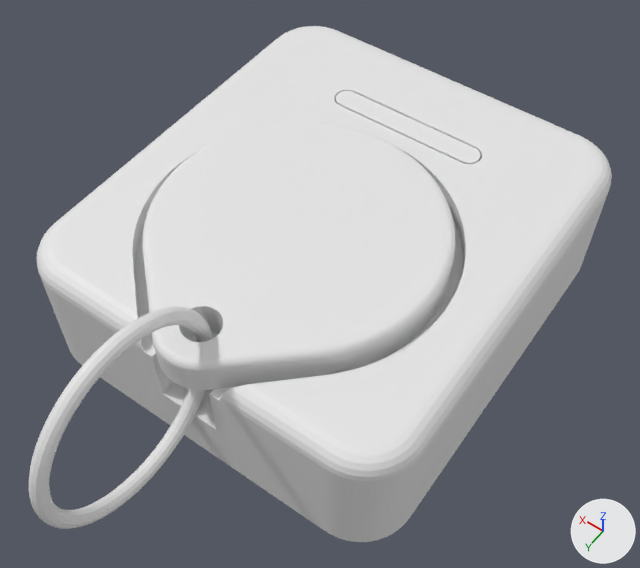
What one commit did to the Blender file boitier-coffret/coffret.blend.
Rendered twice from a 50 mm lens placed at (-36.1, 78.3, 83.6), pointed at (-3.6, 32.7, 12.0). Arrows for +X, +Y and +Z are at lower right; the lights stay in place. The picture after the commit comes second.

Objects in the first picture: 'Anneau', 'Badge', 'Corps', 'Diffuseur'.
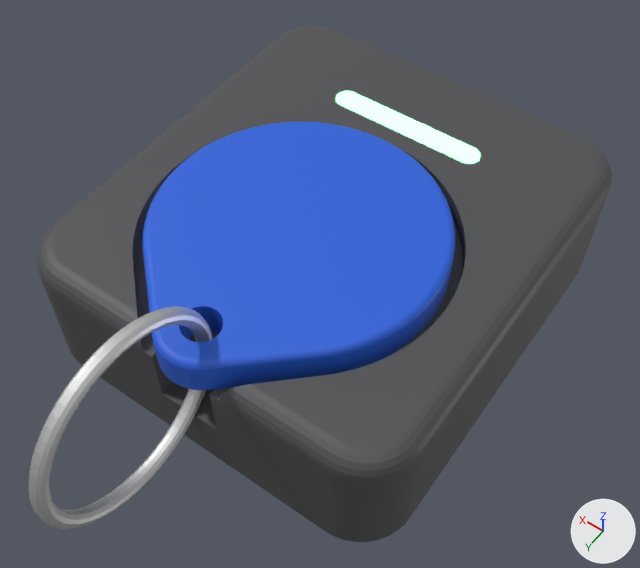
Where the change shows, as pixel boxes [x1, y1, x2, y2] in the pictures (640 x 568 px):
'Badge', recoloured (white to blue): [143, 122, 455, 390] in both
'Anneau', recoloured: [29, 306, 213, 529] in both
'Diffuseur', recoloured: [336, 91, 481, 164] in both
part 1 of me_corps_002, recoloured (white to dark grey): [37, 26, 612, 542] in both

Edits to the bpy script that builds the scene:
```text
Add mat_anneau:
    mat_anneau = principled_material('Anneau')
    mat_anneau.base_color = (0.8, 0.8, 0.8)  # white #e7e7e7
    mat_anneau.metallic = 1.0
Add mat_badge:
    mat_badge = principled_material('Badge')
    mat_badge.base_color = (0.02, 0.12, 0.7)  # blue #2761da
Add mat_diffuseur:
    mat_diffuseur = principled_material('Diffuseur')
    mat_diffuseur.base_color = (0.3, 1.0, 0.45)  # green #95ffb3
    mat_diffuseur.emission_color = (0.3, 1.0, 0.45)  # green #95ffb3
    mat_diffuseur.emission_strength = 2.0
Add mat_corps:
    mat_corps = principled_material('Corps')
    mat_corps.base_color = (0.08, 0.08, 0.085)  # dark grey #505052
Change me_corps_002:
    where me_corps_002.from_pydata(...)  # 1384 vertices, 1003 faces; spans x -22.5..22.5, y 0.0..50.0, z 0.0..15.8
    used by ob_corps; location = (0.0, 0.0, 0.0)
    me_corps_002 part 1: 1003 faces spanning x -22.5..22.5, y 0.0..50.0, z 0.0..15.8 switch from no material to mat_corps (dark grey #505052)
Change me_diffuseur:
    where me_diffuseur.from_pydata(...)  # 88 vertices, 46 faces; spans x -9.4..9.4, y 9.8..12.4, z 13.2..15.8
    add me_diffuseur.materials.append(mat_diffuseur)  # green #95ffb3, glowing green #95ffb3
Change me_badge_001:
    where me_badge_001.from_pydata(...)  # 486 vertices, 392 faces; spans x -15.6..15.6, y 15.8..51.0, z 13.6..17.6
    add me_badge_001.materials.append(mat_badge)  # blue #2761da
Change me_torus:
    where me_torus.from_pydata(...)  # 768 vertices, 768 faces; spans x -11.0..11.0, y -11.0..11.0, z -0.8..0.8
    add me_torus.materials.append(mat_anneau)  # white #e7e7e7
```
